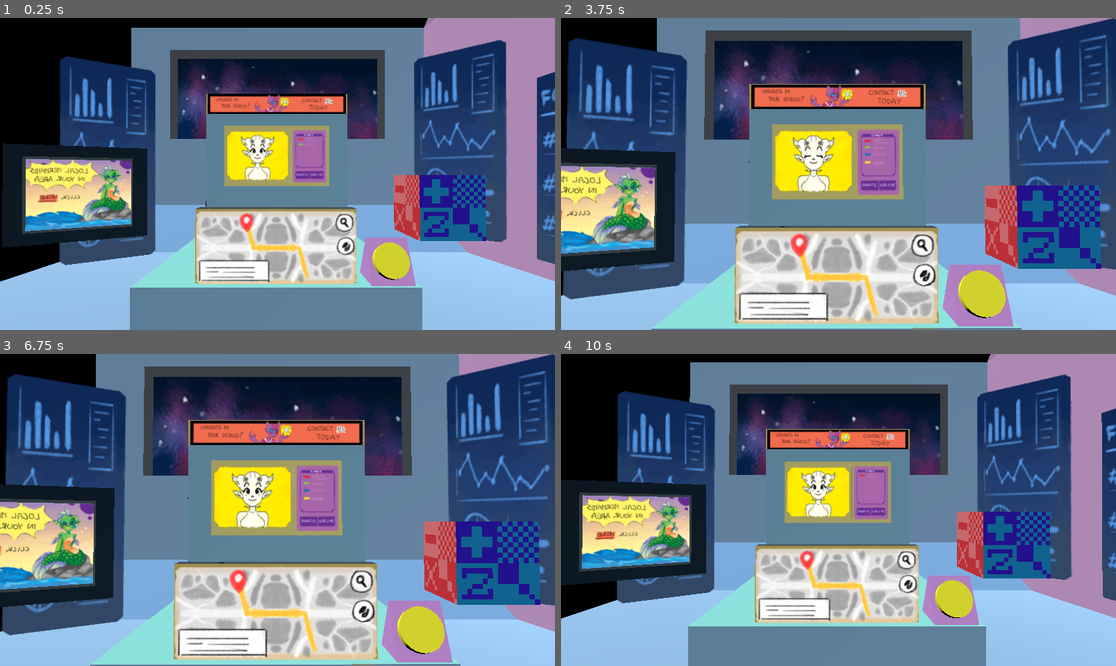
Above: before the commit, frames 1-4 (two rows, left to right).
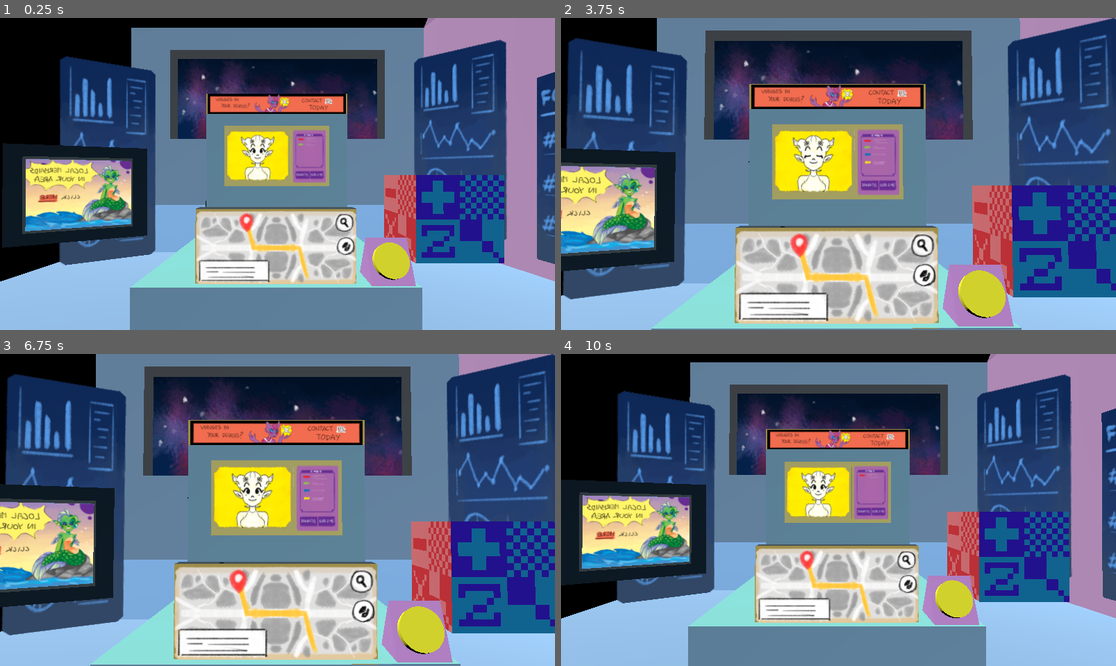
Above: after the commit, the same moments.

Repository: ATTOCORRECT/PianoVirus-ProjectFiles
Game: Godot game, scene res://Scenes/game.tscn
Two runs of this game, one before a commit and one after it. Both use one fixed random seed, a clock stepped at 60 frames per second and the inputs below.
Inputs (mouse positions are in pixels of both pictures, inside the frame that each line leads up to):
- Up to frame 1 (0.25 s): no input
- Up to frame 2 (3.75 s): tap Enter at 0.5 s; move the mouse to (960, 158) at 0.52 s; hold S (look_down) 0.53-1.28 s; click (960, 158) at 0.67 s; move the mouse to (727, 189) at 1.27 s; tap A (look_left) at 1.35 s; click (727, 189) at 1.42 s; move the mouse to (894, 105) at 2.02 s; hold D (look_right) 2.03-2.78 s; click (894, 105) at 2.17 s; move the mouse to (810, 236) at 2.77 s; tap W (look_up) at 2.85 s; click (810, 236) at 2.92 s; tap Space at 3.5 s; move the mouse to (1005, 220) at 3.52 s; hold S (look_down) from 3.53 s (still down); click (1005, 220) at 3.67 s
- Up to frame 3 (6.75 s): move the mouse to (111, 463) at 4.27 s; release S (look_down) at 4.28 s; tap A (look_left) at 4.35 s; click (111, 463) at 4.42 s; move the mouse to (305, 510) at 5.02 s; hold D (look_right) 5.03-5.78 s; click (305, 510) at 5.17 s; move the mouse to (194, 432) at 5.77 s; tap W (look_up) at 5.85 s; click (194, 432) at 5.92 s; tap Enter at 6.5 s; move the mouse to (399, 494) at 6.52 s; hold S (look_down) from 6.53 s (still down); click (399, 494) at 6.67 s
- Up to frame 4 (10 s): move the mouse to (727, 525) at 7.27 s; release S (look_down) at 7.28 s; tap A (look_left) at 7.35 s; click (727, 525) at 7.42 s; move the mouse to (894, 441) at 8.02 s; hold D (look_right) 8.03-8.78 s; click (894, 441) at 8.17 s; move the mouse to (810, 572) at 8.77 s; tap W (look_up) at 8.85 s; click (810, 572) at 8.92 s; tap Space at 9.5 s; move the mouse to (1005, 556) at 9.52 s; hold S (look_down) from 9.53 s (still down); click (1005, 556) at 9.67 s

The runs differ from the first frame. In frame 1, 4.0% of the frame differs, in the area x 69-91%, y 50-79%; in frame 2, 5.9%, in the area x 74-100%, y 53-90%; in frame 3, 5.9%; in frame 4, 4.2%.

Commit message:
saved scene

Diff:
--- a/just_space_things_godot/Scenes/game.tscn
+++ b/just_space_things_godot/Scenes/game.tscn
@@ -68,6 +68,6 @@
 autoplay = true
 
 [node name="blockbench_export" parent="." instance=ExtResource("9_e4gy0")]
-transform = Transform3D(1, 0, 0, 0, 1, 0, 0, 0, 1, 1.32913, -0.5, -2.51833)
+transform = Transform3D(1, 0, 0, 0, 1, 0, 0, 0, 1, 1.0317, -0.5, -1.94118)
 
 [editable path="Player"]
